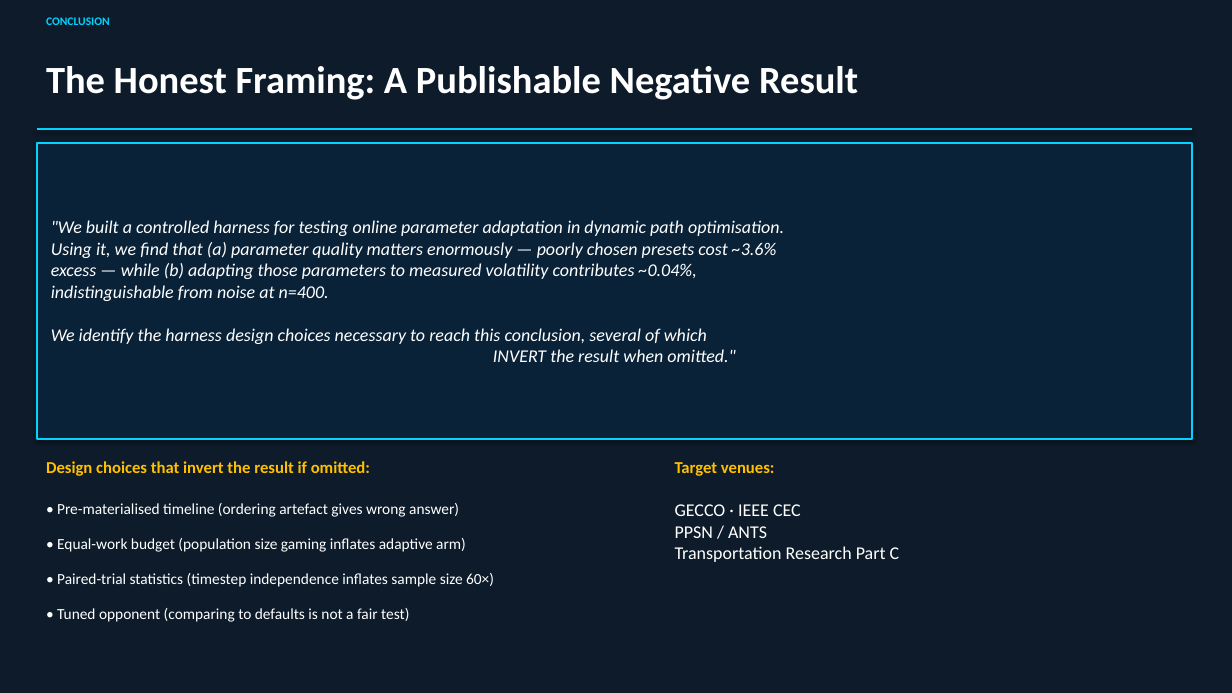
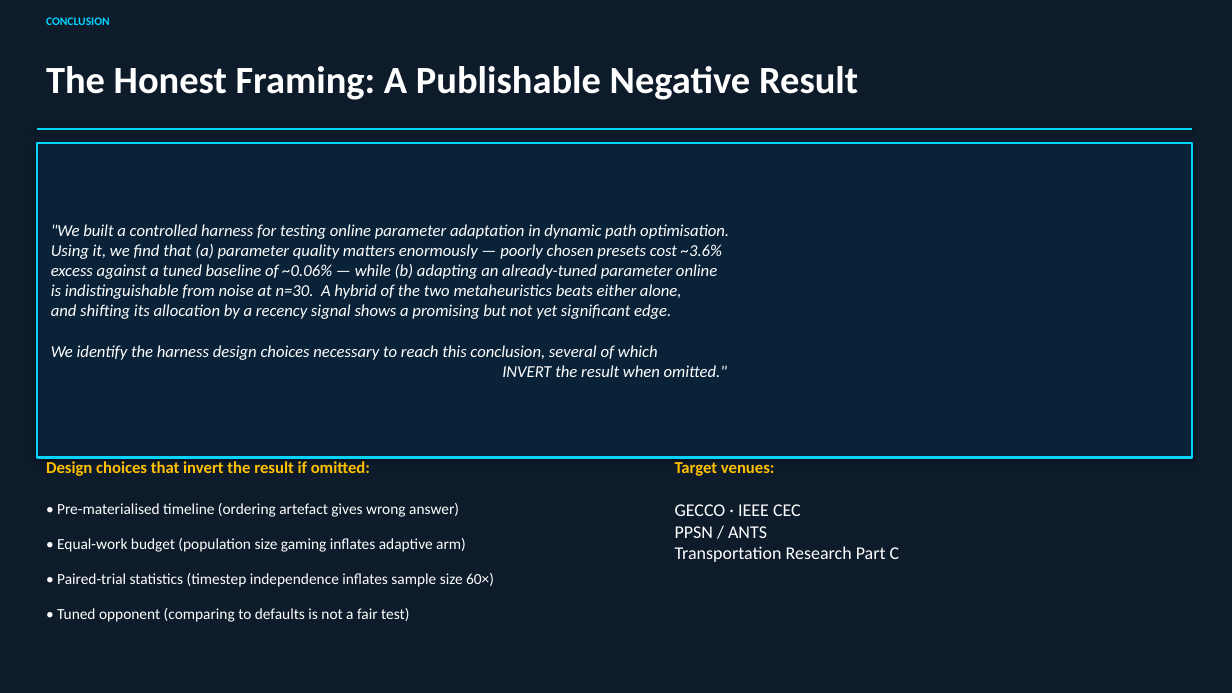
Before and after one commit to VaibhavBansal05/Dynaswarm, a slide deck: slide 32 of dynaswarm_presentation.pptx (slide 30 before the commit). Drawn at 1232x693 pixels with LibreOffice and Linux fonts; fonts in the diff are those of the drawing. Boxes give left, top, right and bottom in pixels: in the first picture for what was removed or moved away, otherwise in the second. Text is boxed around its words. In the diff, an @@ line names an element or a change of style, - is before the commit and + after.

```diff
--- a/dynaswarm_presentation.pptx
+++ b/dynaswarm_presentation.pptx
@@ rectangle ""We built a controlled harness ...": place and size @@
-rectangle ""We built a controlled harness ..." at box(37, 143, 1192, 439)
+rectangle ""We built a controlled harness ..." at box(37, 143, 1192, 457)
@@ text in rectangle at box(51, 224, 729, 377): text changed; size 14 to 13 pt @@
-"We built a controlled harness for testing online parameter adaptation in dynamic path optimisation.
-Using it, we find that (a) parameter quality matters enormously — poorly chosen presets cost ~3.6%
-excess — while (b) adapting those parameters to measured volatility contributes ~0.04%,
-indistinguishable from noise at n=400.
-We identify the harness design choices necessary to reach this conclusion, several of which
-INVERT the result when omitted."
+"We built a controlled harness for testing online parameter adaptation in dynamic path optimisation.
+Using it, we find that (a) parameter quality matters enormously — poorly chosen presets cost ~3.6%
+excess against a tuned baseline of ~0.06% — while (b) adapting an already-tuned parameter online
+is indistinguishable from noise at n=30. A hybrid of the two metaheuristics beats either alone,
+and shifting its allocation by a recency signal shows a promising but not yet significant edge.
+We identify the harness design choices necessary to reach this conclusion, several of which
+INVERT the result when omitted."
```
Also in this commit, not shown: 14 other slides changed, 4 slides added, 2 slides removed, 6 other files.
